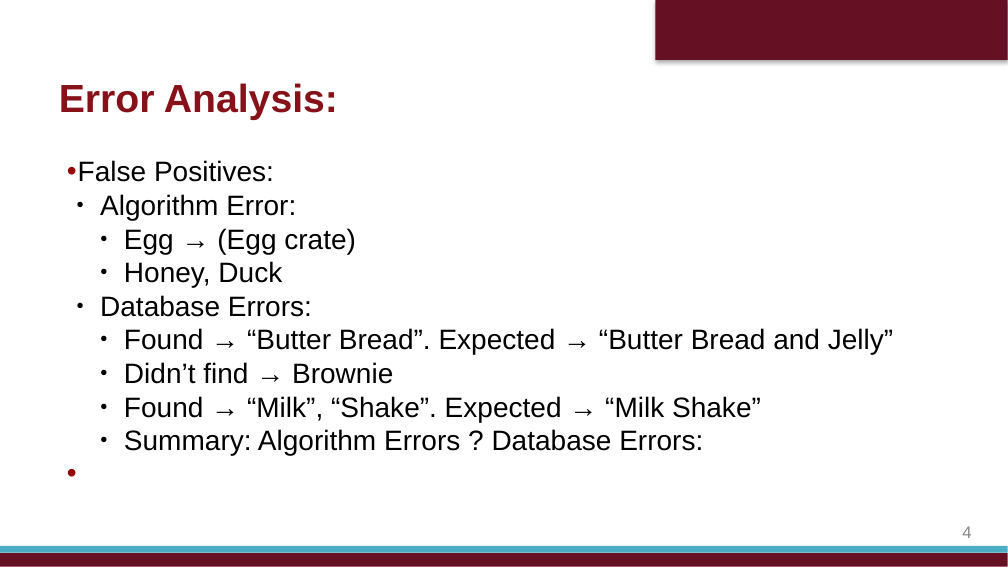
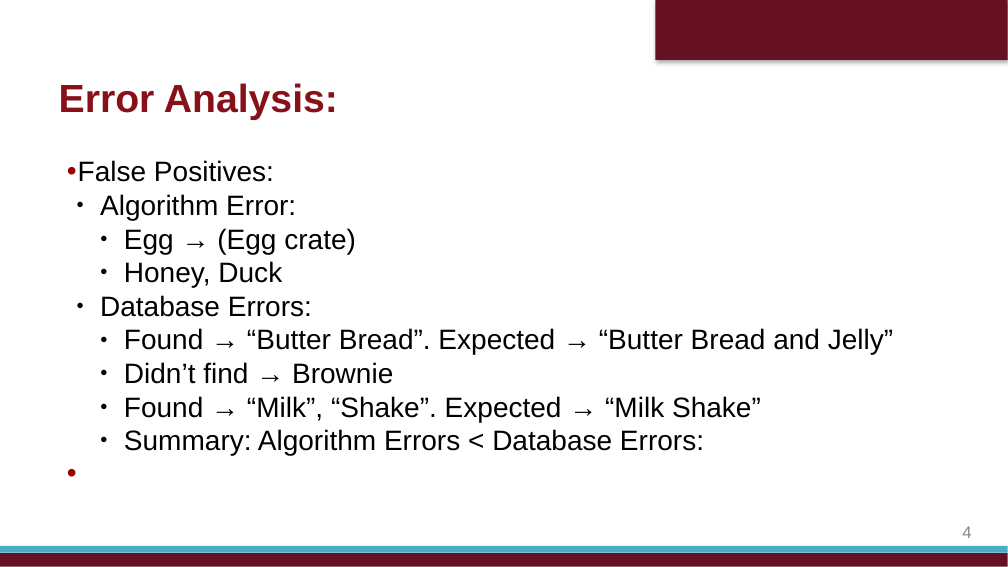
Before and after one commit to bwaters34/foodMonitoringNLP, a slide deck: slide 4 of Presentation/18Jan2018.pptx. Drawn at 1008x567 pixels with LibreOffice and Linux fonts; fonts in the diff are those of the drawing; background and template pictures are left out. Boxes give left, top, right and bottom in pixels: in the first picture for what was removed or moved away, otherwise in the second. Text is boxed around its words. In the diff, an @@ line names an element or a change of style, - is before the commit and + after.

```diff
--- a/Presentation/18Jan2018.pptx
+++ b/Presentation/18Jan2018.pptx
@@ text at [124,429,704,455]: text changed @@
-    ● Summary: Algorithm Errors ? Database Errors:
+    ● Summary: Algorithm Errors < Database Errors:
```
Also in this commit, not shown: 1 other slide changed, 1 slide removed, 8 other files.
